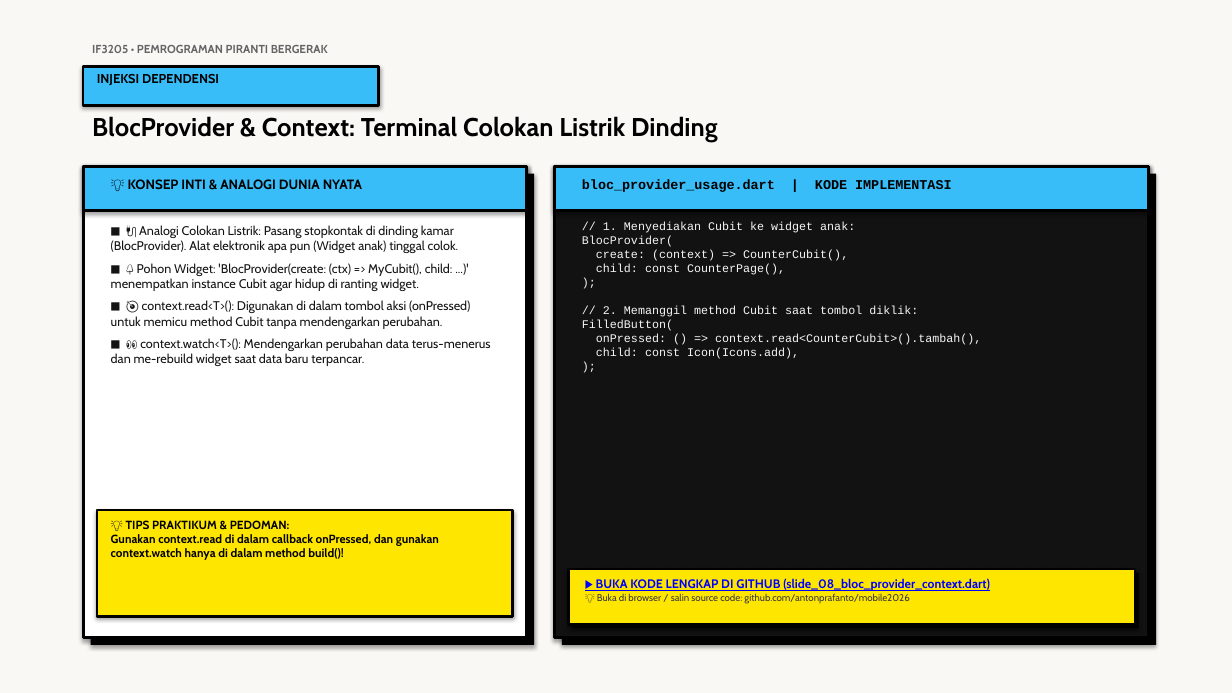
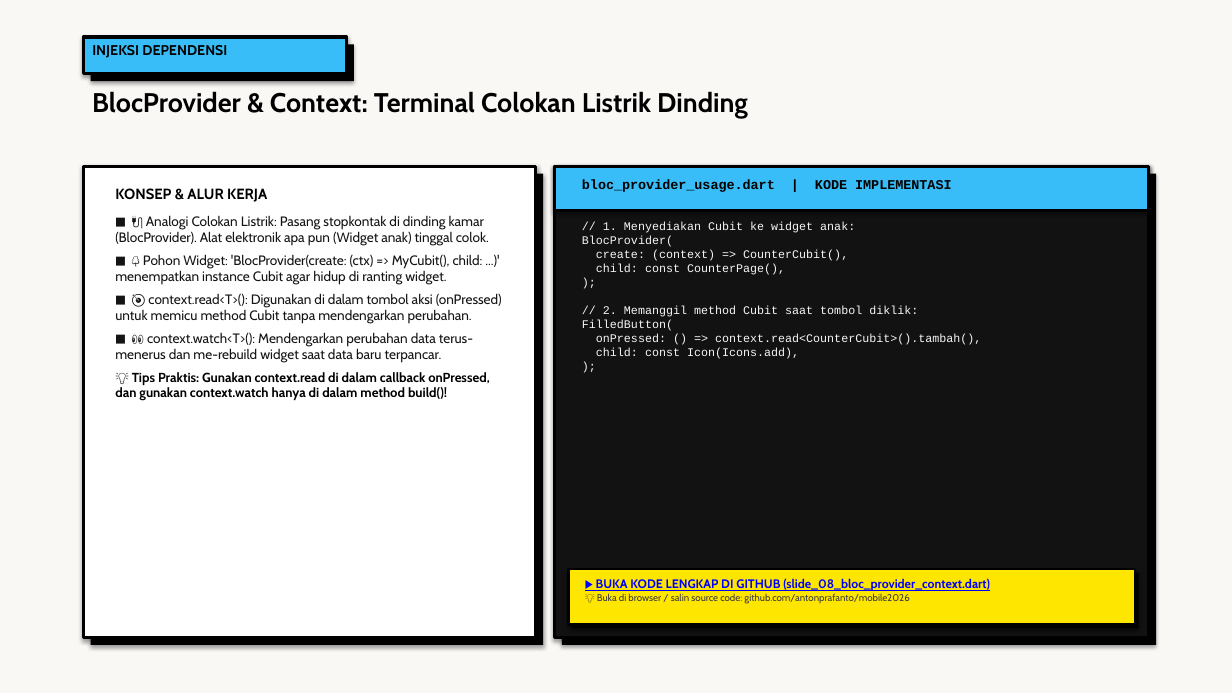
Before and after one commit to antonprafanto/mobile2026, a slide deck: slide 8 of 03_slide_presentasi/PERTEMUAN_06_State_Management_Cubit_dan_BLoC.pptx. Drawn at 1232x693 pixels with LibreOffice and Linux fonts; fonts in the diff are those of the drawing. Boxes give left, top, right and bottom in pixels: in the first picture for what was removed or moved away, otherwise in the second. Text is boxed around its words. In the diff, an @@ line names an element or a change of style, - is before the commit and + after.

Commit message:
style(presentation): standardisasi tipografi dan ukuran font seluruh slide P1-P3 dan P5-P7 sesuai standar emas PPT 4

```diff
--- a/03_slide_presentasi/PERTEMUAN_06_State_Management_Cubit_dan_BLoC.pptx
+++ b/03_slide_presentasi/PERTEMUAN_06_State_Management_Cubit_dan_BLoC.pptx
@@ text "INJEKSI DEPENDENSI": place and size @@
-text "INJEKSI DEPENDENSI" at (97,74,219,85)
+text "INJEKSI DEPENDENSI" at (92,45,227,58)
@@ text "INJEKSI DEPENDENSI" at (92,45,227,58): size 10 to 11 pt @@
@@ rectangle added at (83,37,347,74), fill #38BDF8, outline #000000 2.5 pt @@
@@ rectangle: place and size @@
-rectangle at (83,67,379,105)
+rectangle at (91,44,354,81)
@@ rectangle at (91,44,354,81): fill #38BDF8 to #000000; outline #000000 2 pt to none @@
@@ text removed at (92,45,328,53) @@
-IF3205 • PEMROGRAMAN PIRANTI BERGERAK
@@ text "BlocProvider & Context: Terminal Colokan ...": place and size @@
-text "BlocProvider & Context: Terminal Colokan ..." at (92,116,718,142)
+text "BlocProvider & Context: Terminal Colokan ..." at (92,91,748,119)
@@ text "BlocProvider & Context: Terminal Colokan ..." at (92,91,748,119): size 20 to 21 pt @@
@@ rectangle: place and size @@
-rectangle at (83,166,527,638)
+rectangle at (83,166,536,638)
@@ rectangle removed at (83,166,527,211) @@
@@ rectangle: place and size @@
-rectangle at (91,174,534,645)
+rectangle at (91,174,543,645)
@@ text removed at (128,179,362,189) @@
-💡 KONSEP INTI & ANALOGI DUNIA NYATA
@@ text "KONSEP & ALUR KERJA": place and size @@
-text "KONSEP & ALUR KERJA" at (111,225,491,366)
+text "KONSEP & ALUR KERJA" at (115,188,502,401)
@@ text at (115,188,267,202): paragraph added @@
+KONSEP & ALUR KERJA
@@ text at (115,215,502,363): size 9.8 to 10.6 pt in "■ 🔌 Analogi Colokan Listrik: Pasang stopkontak ...", "■ 🌳 Pohon Widget: 'BlocProvider(create: (ctx) => ...", "■ 🎯 context.read<T>(): Digunakan di dalam tombol ...", "■ 👀 context.watch<T>(): Mendengarkan perubahan data terus-me ..."; less space between paragraphs @@
@@ text at (115,372,489,401): paragraph added @@
+💡 Tips Praktis: Gunakan context.read di dalam callback onPressed, dan gunakan context.watch hanya di dalam method build()!
@@ rectangle removed at (97,510,513,616) @@
@@ text removed at (111,520,439,560) @@
-💡 TIPS PRAKTIKUM & PEDOMAN:
-Gunakan context.read di dalam callback onPressed, dan gunakan context.watch hanya di dalam method build()!
```
Also in this commit, not shown: 17 other slides changed, 11 other files.
